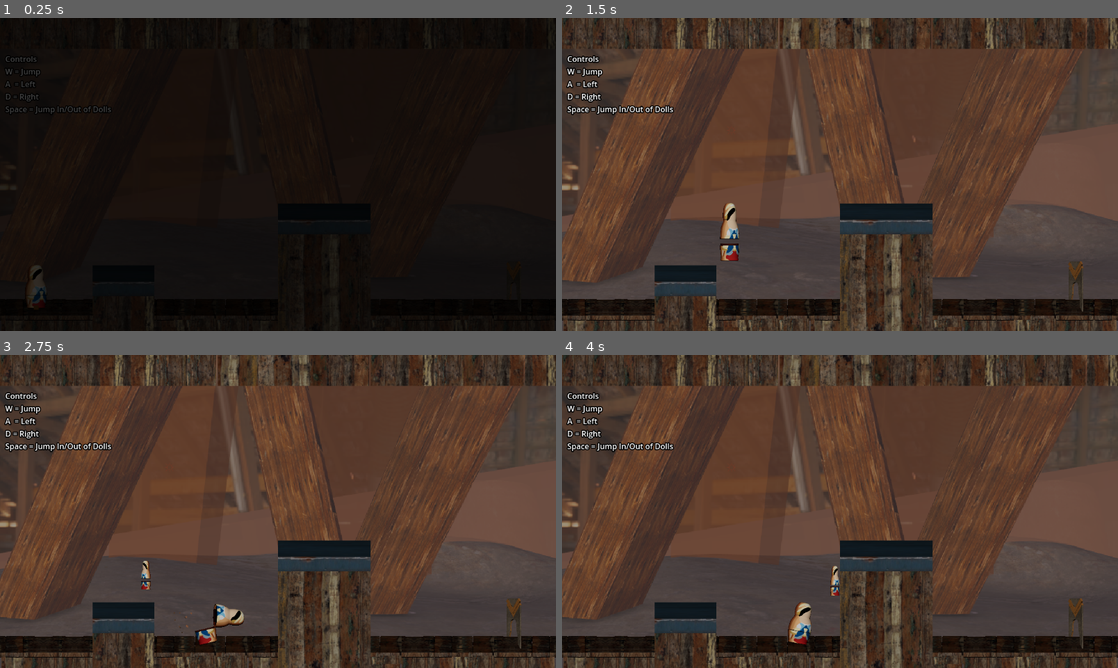
Above: before the commit, frames 1-4 (two rows, left to right).
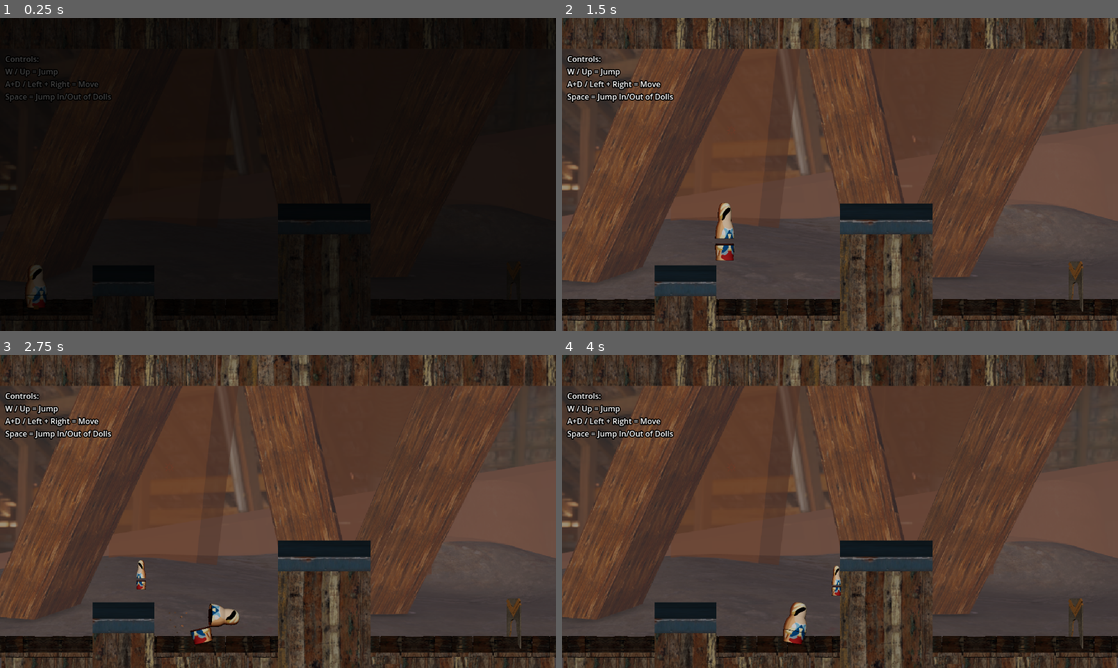
Above: after the commit, the same moments.

Repository: SethHDavis99/GMTK2024
Game: Godot game, scene res://levels/Level1.tscn
The game is run twice, just before and just after one commit, with the same random seed, the same clock (stepped at 60 frames per second) and the same inputs. Sound files missing from this copy of the repository are replaced by a short silence.
Inputs (mouse positions are in pixels of both pictures, inside the frame that each line leads up to):
- Up to frame 1 (0.25 s): no input
- Up to frame 2 (1.5 s): move the mouse to (600, 287) at 0.52 s; hold 1 (1) 0.53-1.28 s; hold D (move_right) from 0.53 s (still down); tap W (jump) at 0.77 s; tap 2 (2) at 0.8, 1.35 s; move the mouse to (728, 190) at 1.27 s
- Up to frame 3 (2.75 s): tap W (jump) at 1.52 s; tap 3 (3) at 1.55 s; move the mouse to (333, 442) at 2.02 s; release D (move_right) at 2.03 s; hold A (move_left) from 2.03 s (still down); hold 3 (3) from 2.03 s (still down); tap Space (pop) at 2.3 s
- Up to frame 4 (4 s): move the mouse to (706, 577) at 2.77 s; release A (move_left) at 2.78 s; release 3 (3) at 2.78 s; hold D (move_right) from 2.78 s (still down); tap Space (pop) at 2.85 s; tap W (jump) at 3.02, 3.77 s; tap 1 (1) at 3.05 s; move the mouse to (1006, 558) at 3.52 s; hold 1 (1) from 3.53 s (still down); tap 2 (2) at 3.8 s

The runs differ from the first frame. In frame 1, 0.5% of the frame differs, in the area x 1-20%, y 12-90%; in frame 2, 1.8%; in frame 3, 1.9%, in the area x 0-44%, y 12-93%; in frame 4, 1.9%.

Commit message:
quick fixes

Diff:
--- a/levels/Level1.tscn
+++ b/levels/Level1.tscn
@@ -33,9 +33,8 @@
 offset_bottom = 200.0
 theme_override_colors/font_outline_color = Color(0, 0, 0, 1)
 theme_override_constants/outline_size = 8
-text = "Controls
-W = Jump
-A  = Left
-D = Right
+text = "Controls:
+W / Up = Jump
+A+D / Left + Right = Move
 Space = Jump In/Out of Dolls
 "
--- a/levels/Level2.tscn
+++ b/levels/Level2.tscn
@@ -47,4 +47,4 @@
 offset_bottom = 96.0
 theme_override_colors/font_outline_color = Color(0, 0, 0, 1)
 theme_override_constants/outline_size = 8
-text = "TIP: Click on a doll to take control or use num keys"
+text = "TIP: Click on a doll (or use num keys) to take control"
--- a/levels/Level3.tscn
+++ b/levels/Level3.tscn
@@ -4,7 +4,7 @@
 [ext_resource type="PackedScene" uid="uid://vrgxl7185qiy" path="res://objects/player.tscn" id="2_6xmy8"]
 [ext_resource type="PackedScene" uid="uid://bln200fogmp7n" path="res://objects/exit_door.tscn" id="3_rh7ei"]
 [ext_resource type="PackedScene" uid="uid://dib38fqwttxho" path="res://objects/pully_platform.tscn" id="4_bim47"]
-[ext_resource type="PackedScene" uid="uid://b58sska70wng7" path="res://levels/Level4.tscn" id="4_na7dh"]
+[ext_resource type="PackedScene" uid="uid://b58sska70wng7" path="res://levels/level4.tscn" id="4_na7dh"]
 [ext_resource type="Texture2D" uid="uid://d36junuxj4sur" path="res://Art/BG.0001.png" id="6_cft4d"]
 
 [node name="TileMapLayer" type="TileMapLayer"]
@@ -42,5 +42,4 @@
 rotation = 0.00960653
 theme_override_colors/font_outline_color = Color(0, 0, 0, 1)
 theme_override_constants/outline_size = 8
-text = "TIP: R to restart
-Each Doll Weighs Different"
+text = "TIP: R to restart"
--- a/levels/Level5.tscn
+++ b/levels/Level5.tscn
@@ -46,3 +46,13 @@
 [node name="Door2" parent="." instance=ExtResource("7_1y7u4")]
 position = Vector2(704, 217)
 scale = Vector2(1.45049, 1.53744)
+
+[node name="Label" type="Label" parent="."]
+offset_left = 33.0
+offset_top = 10.0
+offset_right = 305.0
+offset_bottom = 33.0
+rotation = 0.00960653
+theme_override_colors/font_outline_color = Color(0, 0, 0, 1)
+theme_override_constants/outline_size = 8
+text = "TIP: Dolls can pop out even mid-air!"
--- a/objects/player.tscn
+++ b/objects/player.tscn
@@ -29,9 +29,8 @@
 scale_max = 3.0
 color_ramp = SubResource("GradientTexture1D_1kqc2")
 
-[sub_resource type="CapsuleShape2D" id="CapsuleShape2D_iigf8"]
-radius = 32.0
-height = 174.0
+[sub_resource type="RectangleShape2D" id="RectangleShape2D_tnj3x"]
+size = Vector2(63, 178)
 
 [sub_resource type="RectangleShape2D" id="RectangleShape2D_7241j"]
 size = Vector2(81, 183.375)
@@ -64,8 +63,8 @@
 animation = &"IDLE"
 
 [node name="CollisionShape2D" type="CollisionShape2D" parent="."]
-position = Vector2(0, -89)
-shape = SubResource("CapsuleShape2D_iigf8")
+position = Vector2(-2.5, -90)
+shape = SubResource("RectangleShape2D_tnj3x")
 one_way_collision = true
 
 [node name="Area2D" type="Area2D" parent="."]
--- a/sprites/player_anim.tres
+++ b/sprites/player_anim.tres
@@ -1,6 +1,5 @@
-[gd_resource type="SpriteFrames" load_steps=36 format=3 uid="uid://bstl8yolb5enr"]
-
-[ext_resource type="Texture2D" uid="uid://bdjwr2nuywpq7" path="res://sprites/player.png" id="1_c1icr"]
+[gd_resource type="SpriteFrames" load_steps=35 format=3 uid="uid://bstl8yolb5enr"]
+
 [ext_resource type="Texture2D" uid="uid://qyg70w8c7j7c" path="res://animation/Doll_Anim.png" id="1_j2gnj"]
 
 [sub_resource type="AtlasTexture" id="AtlasTexture_je710"]
@@ -265,12 +264,4 @@
 "loop": true,
 "name": &"R_Walk",
 "speed": 10.0
-}, {
-"frames": [{
-"duration": 1.0,
-"texture": ExtResource("1_c1icr")
-}],
-"loop": true,
-"name": &"default",
-"speed": 5.0
 }]
Binary file changed: animation/Doll_Anim.png
